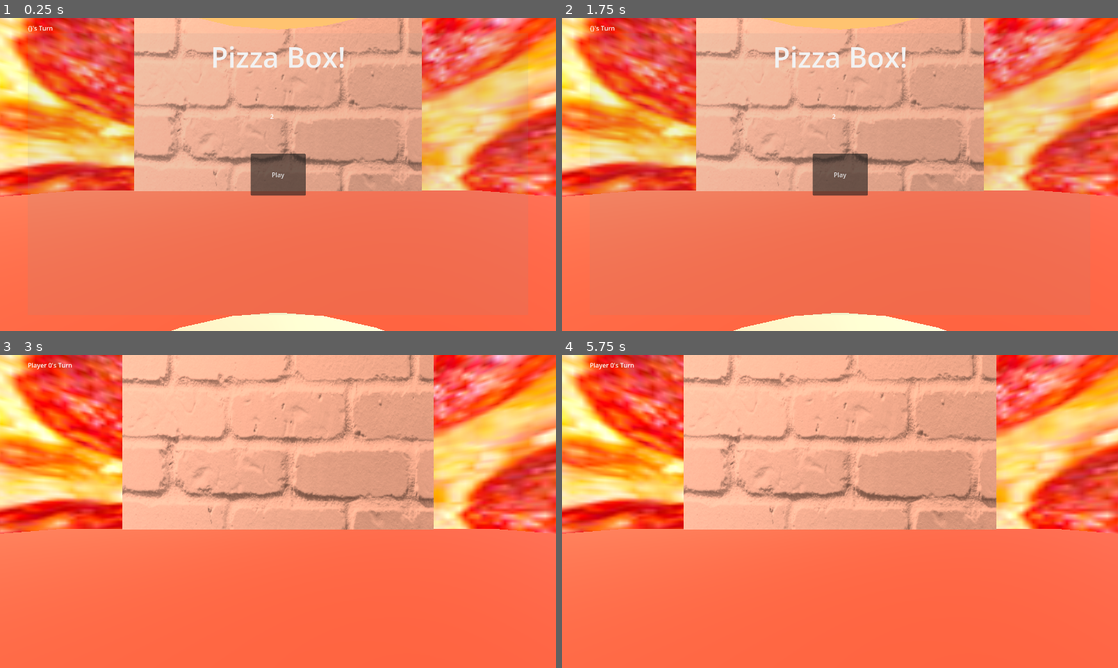
Above: before the commit, frames 1-4 (two rows, left to right).
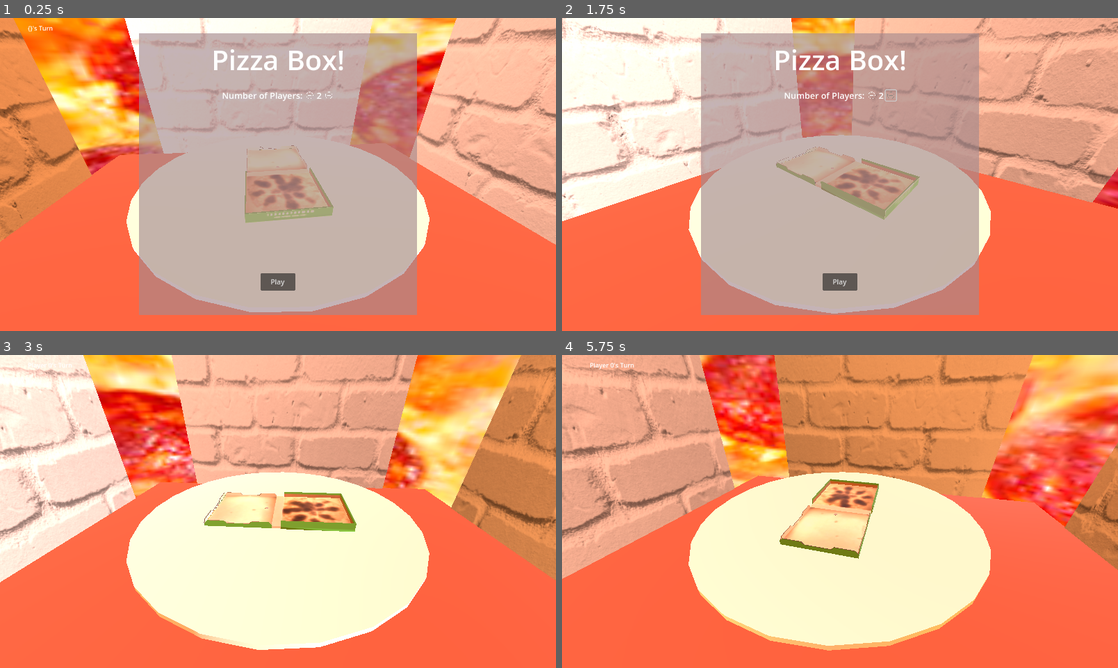
Above: after the commit, the same moments.

Repository: ant-cap/pizza-box
Game: Godot game, scene res://scenes/main.tscn
Two runs of this game, one before a commit and one after it. Both use one fixed random seed, a clock stepped at 60 frames per second and the inputs below.
Inputs (mouse positions are in pixels of both pictures, inside the frame that each line leads up to):
- Up to frame 1 (0.25 s): no input
- Up to frame 2 (1.75 s): click (873, 96) at 0.52 s; click (890, 96) at 1.27 s
- Up to frame 3 (3 s): click "Play" at 2 s; move the mouse to (400, 495) at 2.77 s; click (400, 495) at 2.92 s
- Up to frame 4 (5.75 s): move the mouse to (728, 527) at 3.52 s; click (728, 527) at 3.67 s; move the mouse to (895, 442) at 4.27 s; click (895, 442) at 4.42 s; move the mouse to (812, 574) at 5.02 s; click (812, 574) at 5.17 s

The runs differ from the first frame. In frame 1, 78% of the frame differs, in the area x 0-100%, y 0-100%; in frame 2, 74%; in frame 3, 62%; in frame 4, 74%.

Commit message:
Main Menu Num Players Wired Up

Diff:
--- a/scenes/house.tscn
+++ b/scenes/house.tscn
@@ -1,8 +1,9 @@
-[gd_scene load_steps=15 format=3 uid="uid://bdoglnmg1xir"]
+[gd_scene load_steps=16 format=3 uid="uid://bdoglnmg1xir"]
 
 [ext_resource type="PackedScene" uid="uid://d0f8g7cinvqdf" path="res://Assets/Models/Table.fbx" id="1_qtlar"]
 [ext_resource type="Texture2D" uid="uid://bgle2t1x3pafy" path="res://textures/white-brick-interior-wall-texture.jpg" id="1_rk7hg"]
 [ext_resource type="PackedScene" uid="uid://b43ykj117p316" path="res://Assets/Models/PizzaBox.fbx" id="2_rk7hg"]
+[ext_resource type="PackedScene" uid="uid://6ipfe8d668od" path="res://Assets/Models/Coin.fbx" id="4_se78b"]
 
 [sub_resource type="BoxMesh" id="BoxMesh_se78b"]
 size = Vector3(25, 0.1, 25)
@@ -111,3 +112,6 @@
 surface_material_override/0 = SubResource("StandardMaterial3D_wcu0q")
 
 [node name="OmniLight3D" type="OmniLight3D" parent="LightString/LightHousing/Bulb"]
+
+[node name="Coin" parent="." instance=ExtResource("4_se78b")]
+transform = Transform3D(1, 0, 0, 0, 1, 0, 0, 0, 1, -0.363911, 4.08468, -0.0382588)
--- a/scenes/main.tscn
+++ b/scenes/main.tscn
@@ -6,6 +6,7 @@
 [ext_resource type="PackedScene" uid="uid://bgtdx1c8vhiup" path="res://scenes/gameui.tscn" id="3_jyhfs"]
 [ext_resource type="Script" uid="uid://d3nyj2wutfrtm" path="res://scripts/manager.gd" id="3_sugp2"]
 [ext_resource type="PackedScene" uid="uid://bdoglnmg1xir" path="res://scenes/house.tscn" id="3_tefeu"]
+[ext_resource type="Script" uid="uid://saob3tpu0uwv" path="res://scripts/camera.gd" id="7_o6xl0"]
 
 [sub_resource type="PanoramaSkyMaterial" id="PanoramaSkyMaterial_tefeu"]
 panorama = ExtResource("1_tbgi4")
@@ -22,7 +23,7 @@
 [node name="Main" type="Node3D"]
 
 [node name="DirectionalLight3D" type="DirectionalLight3D" parent="."]
-transform = Transform3D(0.258819, -0.258132, 0.930795, 0, 0.96363, 0.267238, -0.965926, -0.0691664, 0.249406, 0, 16, 0)
+transform = Transform3D(0.258819, -0.258132, 0.930796, 0, 0.96363, 0.267238, -0.965926, -0.0691664, 0.249406, 0, 16, 0)
 
 [node name="WorldEnvironment" type="WorldEnvironment" parent="."]
 environment = SubResource("Environment_7dm0k")
@@ -36,6 +37,9 @@
 [node name="Manager" type="Node" parent="."]
 script = ExtResource("3_sugp2")
 
+[node name="GameCamera" type="Camera3D" parent="Manager"]
+transform = Transform3D(1, 0, 0, 0, 1, 0, 0, 0, 1, 0, 6, 7.5)
+
 [node name="UI" type="CanvasLayer" parent="Manager"]
 
 [node name="Gameui" parent="Manager/UI" instance=ExtResource("3_jyhfs")]
@@ -43,7 +47,11 @@
 [node name="Menu" parent="Manager/UI" instance=ExtResource("1_o5qli")]
 metadata/_edit_use_anchors_ = true
 
-[node name="Camera3D" type="Camera3D" parent="Manager"]
-transform = Transform3D(1, 0, 0, 0, 1, 0, 0, 0, 1, 0, 1, 0)
+[node name="Players" type="Node" parent="Manager"]
 
-[node name="Players" type="Node" parent="Manager"]
+[node name="MenuCamera" type="Camera3D" parent="."]
+transform = Transform3D(1, 0, 0, 0, 1, 0, 0, 0, 1, 0, 6, 9)
+current = true
+script = ExtResource("7_o6xl0")
+distance = 6.5
+vertical_angle = 0.5
--- a/scenes/menu.tscn
+++ b/scenes/menu.tscn
@@ -1,49 +1,45 @@
-[gd_scene load_steps=2 format=3 uid="uid://dc6wvwf6gxwvv"]
+[gd_scene load_steps=4 format=3 uid="uid://dc6wvwf6gxwvv"]
 
 [ext_resource type="Script" uid="uid://bcf15asxfq5eu" path="res://scripts/menu.gd" id="1_yqeox"]
+[ext_resource type="Texture2D" uid="uid://cnaopyjots8f2" path="res://textures/minus.png" id="2_con2f"]
+[ext_resource type="Texture2D" uid="uid://cy7eem86ebpvp" path="res://textures/plus.png" id="3_mhnvy"]
 
 [node name="Menu" type="Control"]
 layout_mode = 3
 anchors_preset = 15
 anchor_right = 1.0
 anchor_bottom = 1.0
+offset_left = 320.0
+offset_top = 36.0
+offset_right = -320.0
+offset_bottom = -36.0
 grow_horizontal = 2
 grow_vertical = 2
-scale = Vector2(0.9, 0.9)
-pivot_offset = Vector2(640, 360)
+pivot_offset = Vector2(320, 324)
 script = ExtResource("1_yqeox")
 
-[node name="Control" type="Control" parent="."]
+[node name="Label" type="Label" parent="."]
+layout_mode = 1
+anchors_preset = 5
+anchor_left = 0.5
+anchor_right = 0.5
+offset_left = -153.5
+offset_top = 15.0
+offset_right = 153.5
+offset_bottom = 103.0
+grow_horizontal = 2
+theme_override_font_sizes/font_size = 64
+text = "Pizza Box!"
+
+[node name="ColorRect" type="ColorRect" parent="."]
+z_index = -1
 layout_mode = 1
 anchors_preset = 15
 anchor_right = 1.0
 anchor_bottom = 1.0
 grow_horizontal = 2
 grow_vertical = 2
-scale = Vector2(0.75, 0.75)
-pivot_offset = Vector2(640, 360)
-
-[node name="Label" type="Label" parent="."]
-layout_mode = 1
-anchors_preset = 5
-anchor_left = 0.5
-anchor_right = 0.5
-offset_left = -172.5
-offset_top = 10.0
-offset_right = 172.5
-offset_bottom = 109.0
-grow_horizontal = 2
-theme_override_font_sizes/font_size = 72
-text = "Pizza Box!"
-
-[node name="ColorRect" type="ColorRect" parent="."]
-layout_mode = 1
-anchors_preset = 15
-anchor_right = 1.0
-anchor_bottom = 1.0
-grow_horizontal = 2
-grow_vertical = 2
-color = Color(0.572988, 0.572988, 0.572988, 0.117647)
+color = Color(0.649766, 0.540934, 0.557451, 0.647059)
 
 [node name="PlayButton" type="Button" parent="."]
 layout_mode = 1
@@ -52,26 +48,72 @@
 anchor_top = 0.5
 anchor_right = 0.5
 anchor_bottom = 0.5
-offset_left = -70.5
-offset_top = -53.5
-offset_right = 70.5
-offset_bottom = 53.5
+offset_left = -40.0
+offset_top = 226.8
+offset_right = 40.0
+offset_bottom = 266.8
 grow_horizontal = 2
 grow_vertical = 2
 text = "Play"
 
-[node name="NumPlayers" type="Label" parent="."]
+[node name="PlayerInfo" type="Control" parent="."]
 layout_mode = 1
-anchors_preset = 8
-anchor_left = 0.5
-anchor_top = 0.5
-anchor_right = 0.5
-anchor_bottom = 0.5
-offset_left = -20.0
-offset_top = -160.0
-offset_right = 20.0
-offset_bottom = -137.0
+anchors_preset = 15
+anchor_right = 1.0
+anchor_bottom = 1.0
+offset_top = 128.0
+offset_bottom = -131.2
 grow_horizontal = 2
 grow_vertical = 2
 
+[node name="NumPlayersLine" type="HBoxContainer" parent="PlayerInfo"]
+custom_minimum_size = Vector2(55, 0)
+layout_mode = 1
+anchors_preset = 10
+anchor_right = 1.0
+offset_bottom = 28.0
+grow_horizontal = 2
+
+[node name="Control" type="Control" parent="PlayerInfo/NumPlayersLine"]
+layout_mode = 2
+size_flags_horizontal = 3
+
+[node name="Label" type="Label" parent="PlayerInfo/NumPlayersLine"]
+layout_mode = 2
+theme_override_font_sizes/font_size = 20
+text = "Number of Players:"
+
+[node name="MinusButton" type="Button" parent="PlayerInfo/NumPlayersLine"]
+custom_minimum_size = Vector2(24, 24)
+layout_mode = 2
+size_flags_vertical = 4
+theme_override_colors/icon_hover_color = Color(0.783523, 0.783523, 0.783523, 1)
+theme_override_colors/icon_pressed_color = Color(0.537176, 0.518432, 0.494655, 1)
+icon = ExtResource("2_con2f")
+flat = true
+icon_alignment = 1
+expand_icon = true
+
+[node name="NumPlayers" type="Label" parent="PlayerInfo/NumPlayersLine"]
+layout_mode = 2
+theme_override_font_sizes/font_size = 20
+text = "2"
+
+[node name="PlusButton" type="Button" parent="PlayerInfo/NumPlayersLine"]
+custom_minimum_size = Vector2(24, 24)
+layout_mode = 2
+size_flags_horizontal = 0
+size_flags_vertical = 4
+theme_override_colors/icon_hover_pressed_color = Color(0.784314, 0.784314, 0.784314, 1)
+theme_override_colors/icon_hover_color = Color(0.537176, 0.518432, 0.494655, 1)
+icon = ExtResource("3_mhnvy")
+flat = true
+expand_icon = true
+
+[node name="Control2" type="Control" parent="PlayerInfo/NumPlayersLine"]
+layout_mode = 2
+size_flags_horizontal = 3
+
 [connection signal="pressed" from="PlayButton" to="." method="_on_play_button_pressed"]
+[connection signal="pressed" from="PlayerInfo/NumPlayersLine/MinusButton" to="." method="_on_minus_button_pressed"]
+[connection signal="pressed" from="PlayerInfo/NumPlayersLine/PlusButton" to="." method="_on_plus_button_pressed"]
--- /dev/null
+++ b/scripts/camera.gd
@@ -0,0 +1,25 @@
+extends Camera3D
+
+@export var target: Vector3 = Vector3(0, 4, 0)
+@export var distance: float = 5.0
+@export var vertical_angle: float = 0.3  # Radians
+@export var orbit_speed: float = 0.5     # Radians per second
+
+var horizontal_angle: float = 0.0
+
+func _process(delta):
+	if target == null:
+		return
+
+	# Increment angle
+	horizontal_angle += orbit_speed * delta
+
+	# Compute new position
+	var x = distance * cos(horizontal_angle) * cos(vertical_angle)
+	var y = distance * sin(vertical_angle)
+	var z = distance * sin(horizontal_angle) * cos(vertical_angle)
+
+	global_position = target + Vector3(x, y, z)
+
+	# Always face the target
+	look_at(target, Vector3.UP)
--- a/scripts/manager.gd
+++ b/scripts/manager.gd
@@ -4,9 +4,13 @@
 var players: Array
 var currentPlayer: int = 0
 
+@onready var menu = $UI/Menu
+@onready var numPlayersText: Label = $UI/Menu/PlayerInfo/NumPlayersLine/NumPlayers
+
 func _ready() -> void:
-	$UI/Menu.connect("menu_closed", Callable(self, "init_game"))
-	$UI/Menu/NumPlayers.text = str(numPlayers)
+	menu.connect("menu_closed", Callable(self, "init_game"))
+	menu.connect("decrement_players", Callable(self, "dec_players"))
+	menu.connect("increment_players", Callable(self, "inc_players"))
 
 func init_game() -> void:
 	var player_scene = preload("res://scenes/player.tscn")
@@ -15,9 +19,21 @@
 		player.name = "Player %s" % i
 		players.append(player)
 		$Players.add_child(player)
-	move_camera_to(Vector3(0, 1, -1), $Camera3D.rotation, 1.0)
+	#move_camera_to(Vector3(0, 1, -1), $Camera3D.rotation, 1.0)
 
 	$UI/Gameui/Control/CurrentPlayerTurn.text = "%s's Turn" % players[currentPlayer].name
+
+func dec_players() -> void:
+	if numPlayers < 2:
+		return
+	numPlayers -= 1
+	numPlayersText.text = "%s" % str(numPlayers)
+
+func inc_players() -> void:
+	if numPlayers > 3:
+		return
+	numPlayers += 1
+	numPlayersText.text = "%s" % str(numPlayers)
 
 # CAMERA SHIT
 func move_camera_to(pos: Vector3, rot: Vector3, duration: float):
--- a/scripts/menu.gd
+++ b/scripts/menu.gd
@@ -1,7 +1,15 @@
 extends Control
 
 signal menu_closed
+signal decrement_players
+signal increment_players
 
 func _on_play_button_pressed() -> void:
 	self.hide()
 	emit_signal("menu_closed")
+
+func _on_minus_button_pressed() -> void:
+	emit_signal("decrement_players")
+
+func _on_plus_button_pressed() -> void:
+	emit_signal("increment_players")
Not shown: 1 places in scenes/main.tscn that only renumber resources
Not shown, added: scripts/camera.gd.uid
